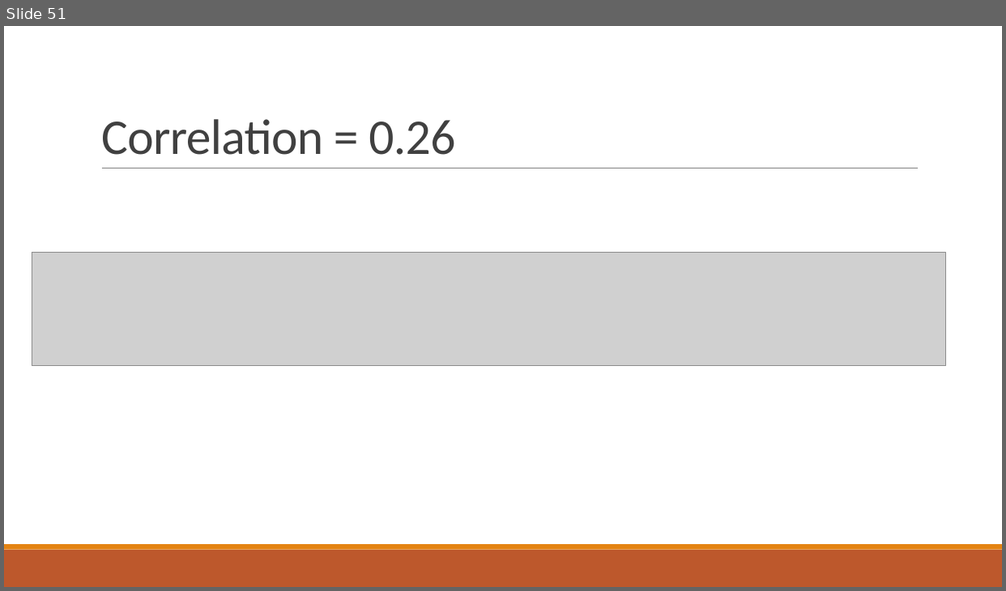
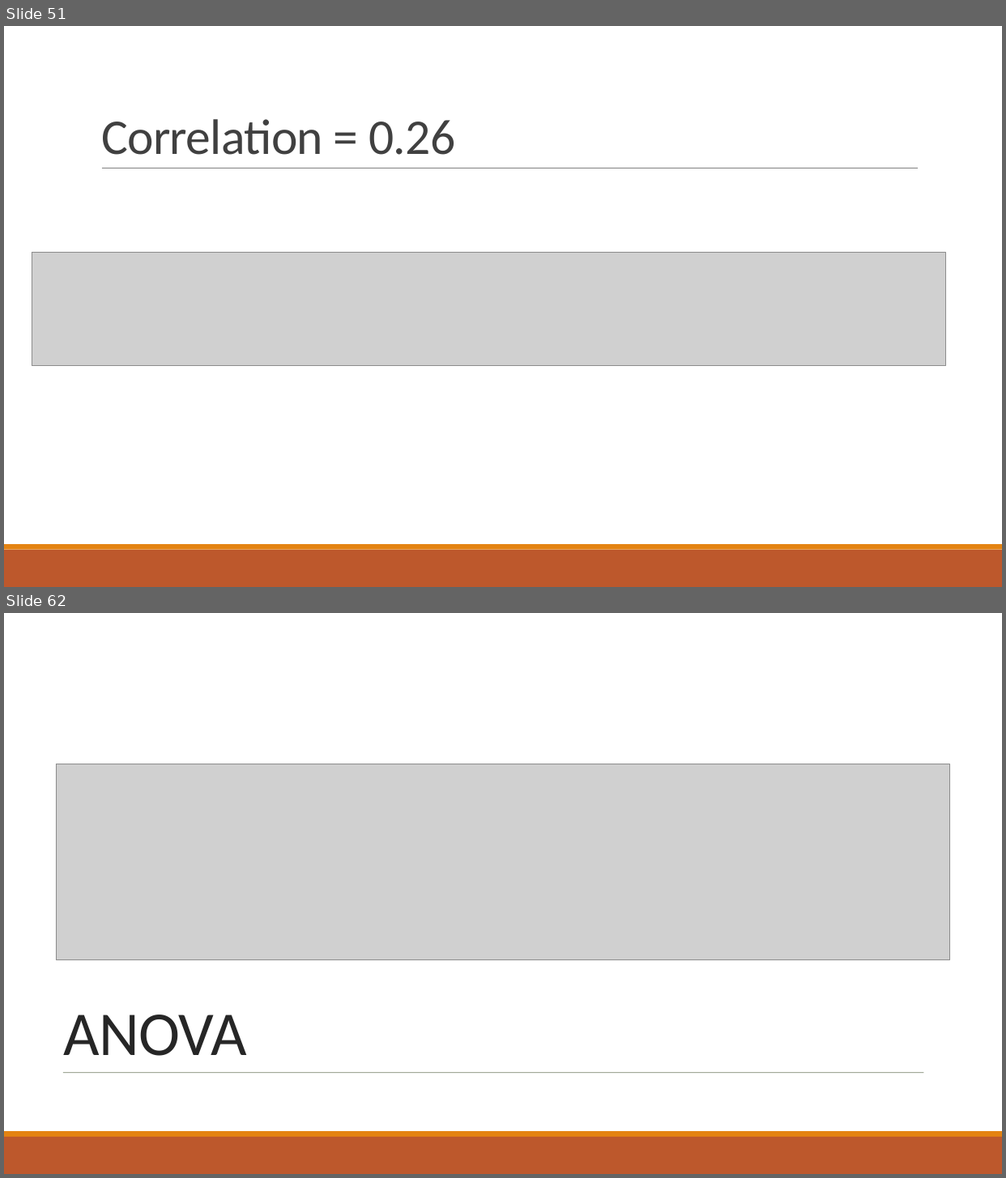
Before and after one commit to mpan31415/AutonomyFitts, a slide deck: R_analysis/results_interpretation_short.pptx. Shown one above the other, each under a label of ours: slide 51 before the commit, slides 51 and 62 after it; the slides between them are not shown. The pictures are 1006x591 and 1006x1178 pixels, drawn with LibreOffice and Linux fonts; fonts in the diff are those of the drawing; grey boxes stand for pictures. Boxes give left, top, right and bottom in pixels: in the first picture for what was removed or moved away, otherwise in the second. Text is boxed around its words. In the diff, an @@ line names an element or a change of style, - is before the commit and + after.

```diff
--- a/R_analysis/results_interpretation_short.pptx
+++ b/R_analysis/results_interpretation_short.pptx
@@ slide 62 added at bbox=[4, 613, 1002, 1174], background #FFFFFF @@
@@ rectangle added at bbox=[4, 613, 1002, 1131], fill #FFFFFF @@
@@ picture added at bbox=[56, 764, 949, 960] @@
@@ title added at bbox=[63, 1015, 246, 1056], 60 pt, text #262626 @@
+ANOVA
@@ line added from (63, 1072) to (924, 1072), #637052 0.5 pt @@
@@ rectangle added at bbox=[4, 1131, 1002, 1137], fill #E48312 @@
@@ rectangle added at bbox=[4, 1137, 1002, 1174], fill #BD582C @@
```
Also in this commit, not shown: 23 other slides added, 2 other files.
